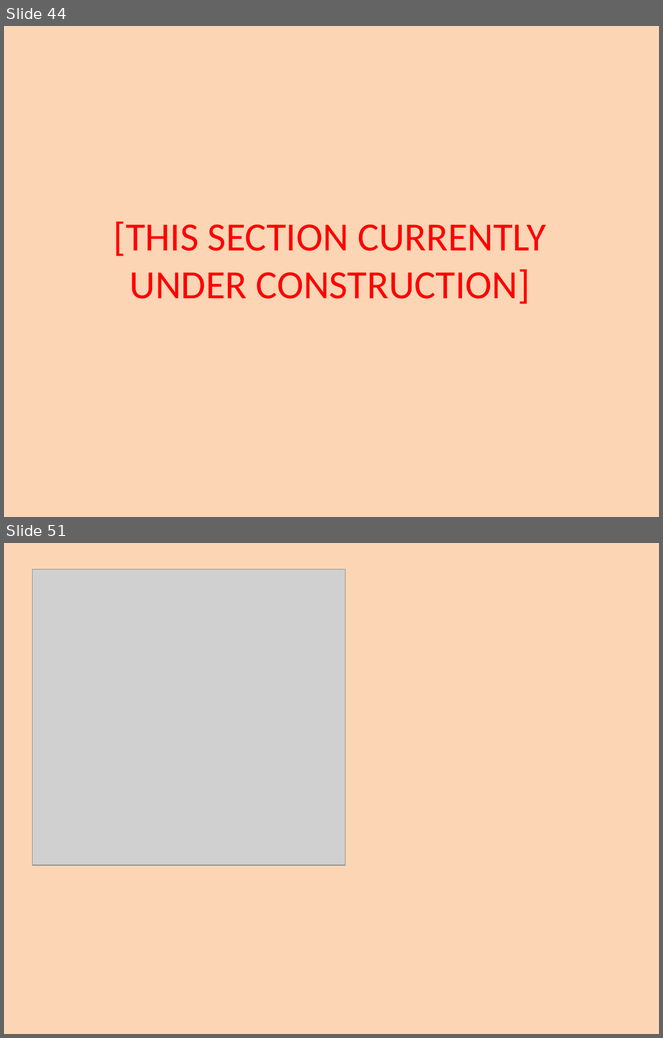
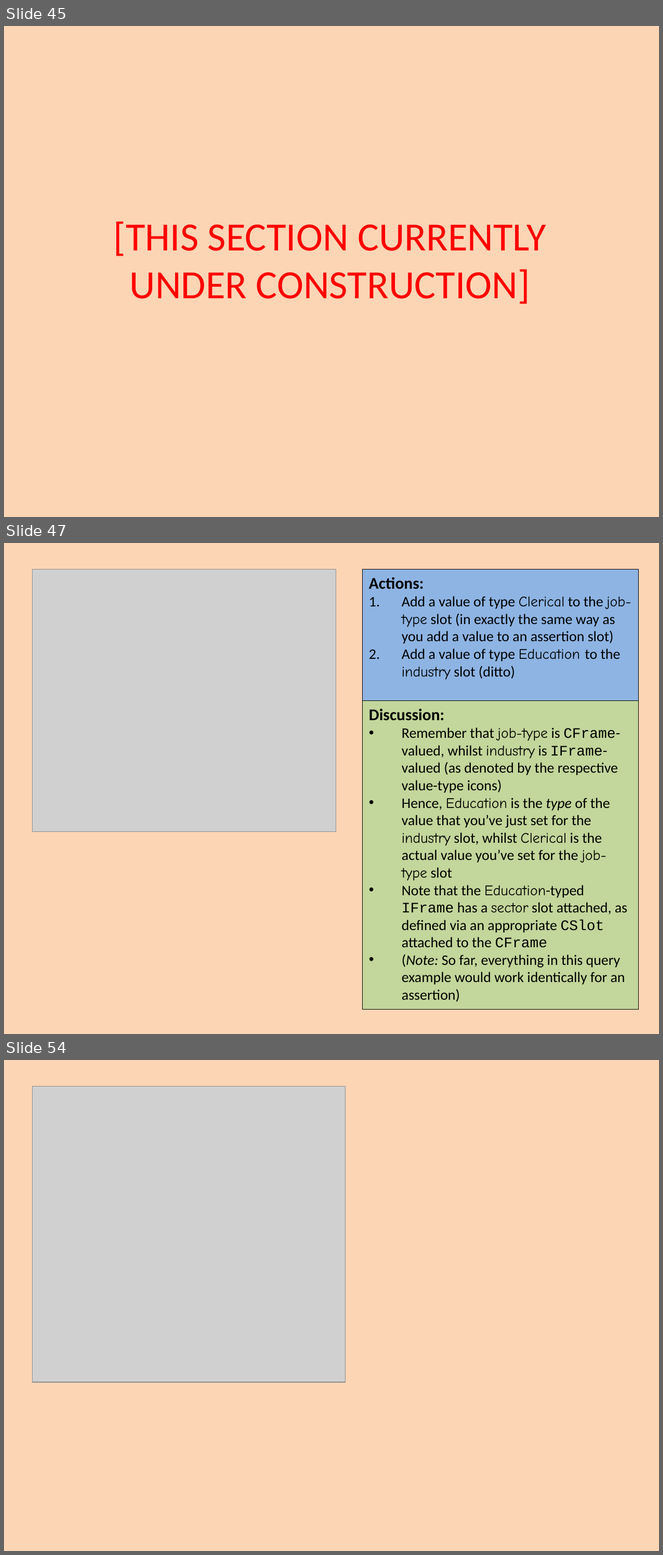
Before and after one commit to colin-puleston/mekon-hobo, a slide deck: docs/MEKON-HOBO Introductory Tutorial.pptx. Shown one above the other, each under a label of ours: slides 44 and 51 before the commit, slides 45, 47 and 54 after it; the slides between them are not shown. The pictures are 663x1038 and 663x1555 pixels, drawn with LibreOffice and Linux fonts; fonts in the diff are those of the drawing; grey boxes stand for pictures. Boxes give left, top, right and bottom in pixels: in the first picture for what was removed or moved away, otherwise in the second. Text is boxed around its words. In the diff, an @@ line names an element or a change of style, - is before the commit and + after.

```diff
--- a/docs/MEKON-HOBO Introductory Tutorial.pptx
+++ b/docs/MEKON-HOBO Introductory Tutorial.pptx
@@ slide 47 added at [4, 543, 659, 1034], background #FCD5B5 @@
@@ picture added at [32, 569, 336, 832] @@
@@ rectangle added at [362, 569, 638, 702], fill #8EB4E3, outline #000000 0.75 pt, 16 pt, text #000000 @@
+Actions:
+1. Add a value of type Clerical to the job-type slot (in exactly the same way as you add a value to an assertion slot)
+2. Add a value of type Education to the industry slot (ditto)
@@ rectangle added at [362, 701, 638, 1009], fill #C3D69B, outline #000000 0.75 pt, 16 pt, text #000000 @@
+Discussion:
+• Remember that job-type is CFrame-valued, whilst industry is IFrame-valued (as denoted by the respective value-type icons)
+• Hence, Education is the type of the value that you’ve just set for the industry slot, whilst Clerical is the actual value you’ve set for the job-type slot
+• Note that the Education-typed IFrame has a sector slot attached, as defined via an appropriate CSlot attached to the CFrame
+• (Note: So far, everything in this query example would work identically for an assertion)
@@ what was slide 44 is now slide 45 @@
@@ what was slide 51 is now slide 54 @@
```
Also in this commit, not shown: 8 slides changed, 8 other slides added, 6 slides removed.
